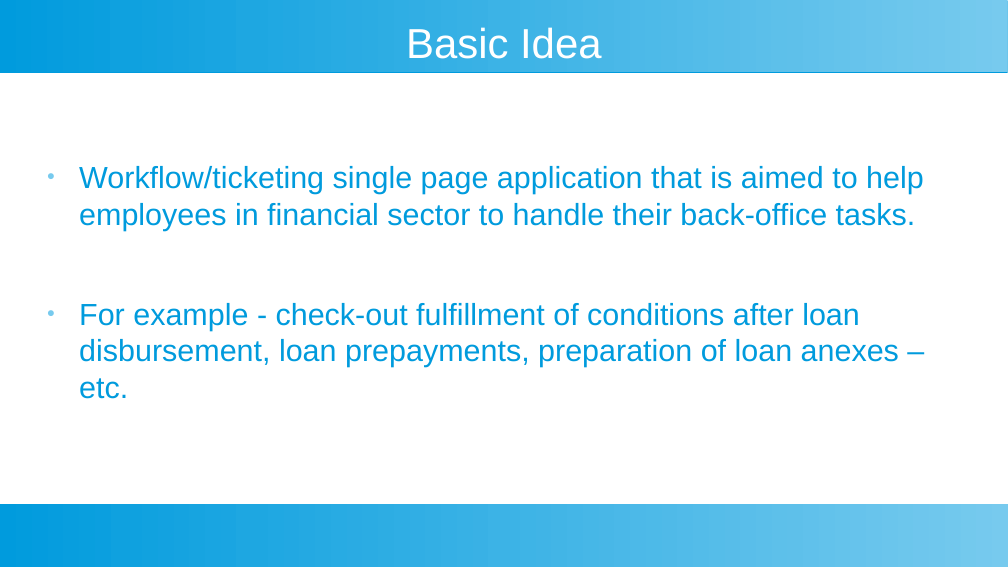
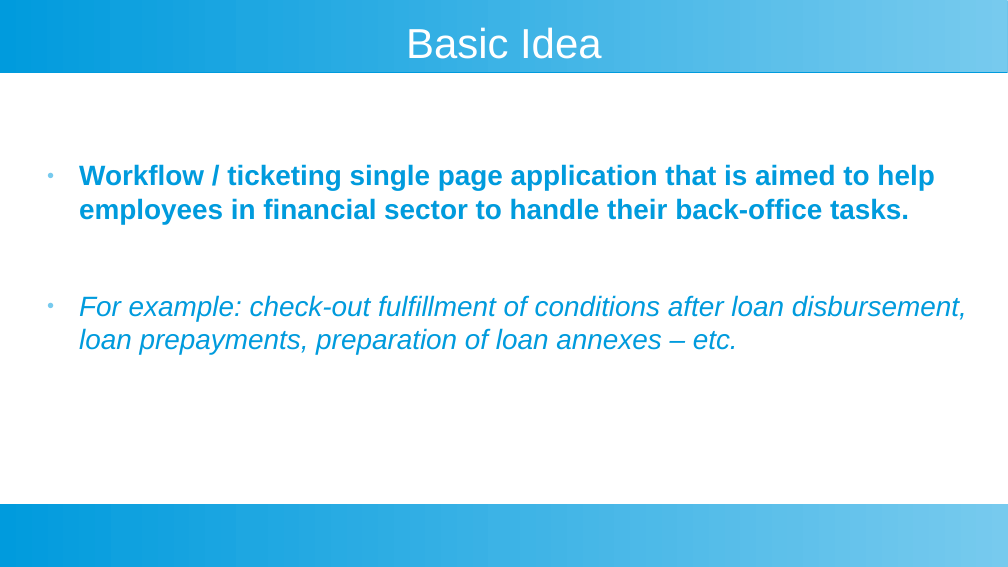
Before and after one commit to nikolaydimov83/Workflow-BPM-Front-End-Lit-HTML, a slide deck: slide 2 of ProjectPresentation.odp. Drawn at 1008x567 pixels with LibreOffice and Linux fonts; fonts in the diff are those of the drawing. Boxes give left, top, right and bottom in pixels: in the first picture for what was removed or moved away, otherwise in the second. Text is boxed around its words. In the diff, an @@ line names an element or a change of style, - is before the commit and + after.

```diff
--- a/ProjectPresentation.odp
+++ b/ProjectPresentation.odp
@@ text at bbox=[79, 164, 967, 355]: text changed; size 24 to 22 pt; bold on @@
-● Workflow/ticketing single page application that is aimed to help employees in financial sector to handle their back-office tasks.
-● For example - check-out fulfillment of conditions after loan disbursement, loan prepayments, preparation of loan anexes – etc.
+● Workflow / ticketing single page application that is aimed to help employees in financial sector to handle their back-office tasks.
+● For example: check-out fulfillment of conditions after loan disbursement, loan prepayments, preparation of loan annexes – etc.
```
Also in this commit, not shown: 9 other slides changed, 2 slides added.
